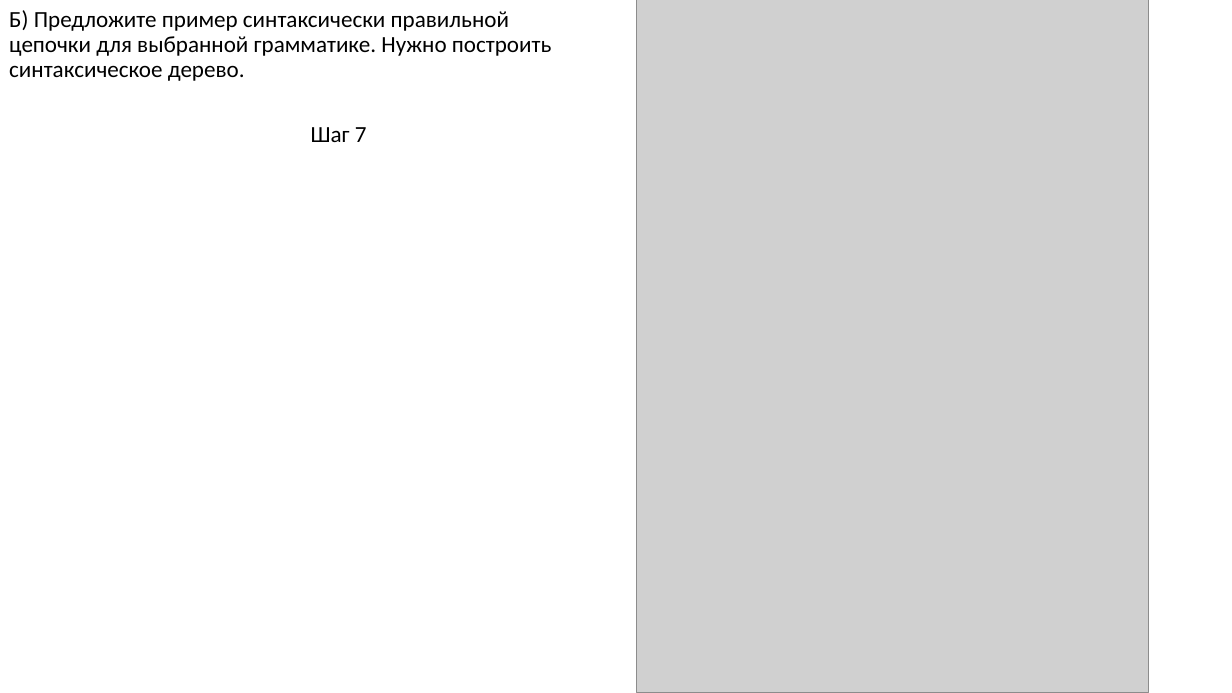
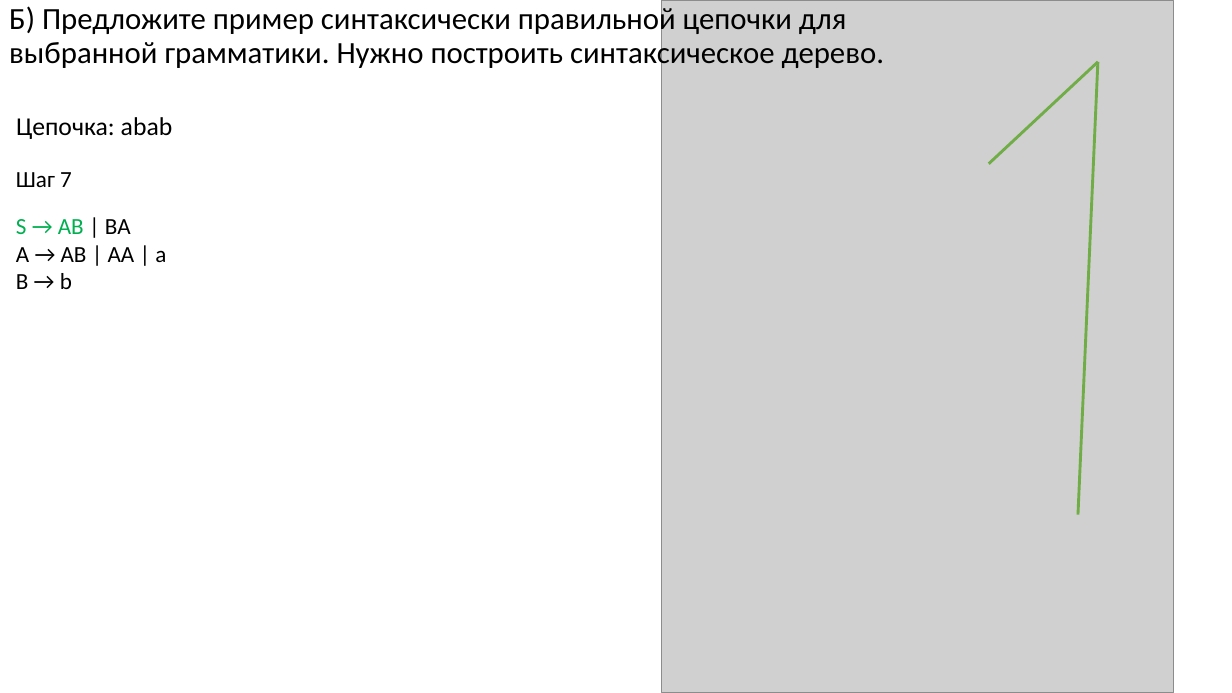
Before and after one commit to goddamnteam/korzun, a slide deck: slide 6 of task7.pptx. Drawn at 1232x693 pixels with LibreOffice and Linux fonts; fonts in the diff are those of the drawing; grey boxes stand for pictures. Boxes give left, top, right and bottom in pixels: in the first picture for what was removed or moved away, otherwise in the second. Text is boxed around its words. In the diff, an @@ line names an element or a change of style, - is before the commit and + after.

```diff
--- a/task7.pptx
+++ b/task7.pptx
@@ title at <box>9,4,884,71</box>: text changed; size 18 to 24 pt @@
-Б) Предложите пример синтаксически правильной цепочки для выбранной грамматике. Нужно построить синтаксическое дерево.
+Б) Предложите пример синтаксически правильной цепочки для выбранной грамматики. Нужно построить синтаксическое дерево.
@@ picture: place and size @@
-picture at <box>637,0,1149,692</box>
+picture at <box>662,1,1174,693</box>
@@ line added from (1098, 62) to (989, 164), #70AD47 2.25 pt @@
@@ line added from (1098, 62) to (1079, 515), #70AD47 2.25 pt @@
@@ text added at <box>16,117,173,139</box>, 20 pt, text #000000 @@
+Цепочка: abab
@@ text "Шаг 7": place and size @@
-text "Шаг 7" at <box>311,127,367,142</box>
+text "Шаг 7" at <box>16,172,72,187</box>
@@ text added at <box>16,219,166,289</box>, 18 pt, text #000000 @@
+S → AB | BA
+A → AB | AA | a
+B → b
```
Also in this commit, not shown: 19 other slides changed.
